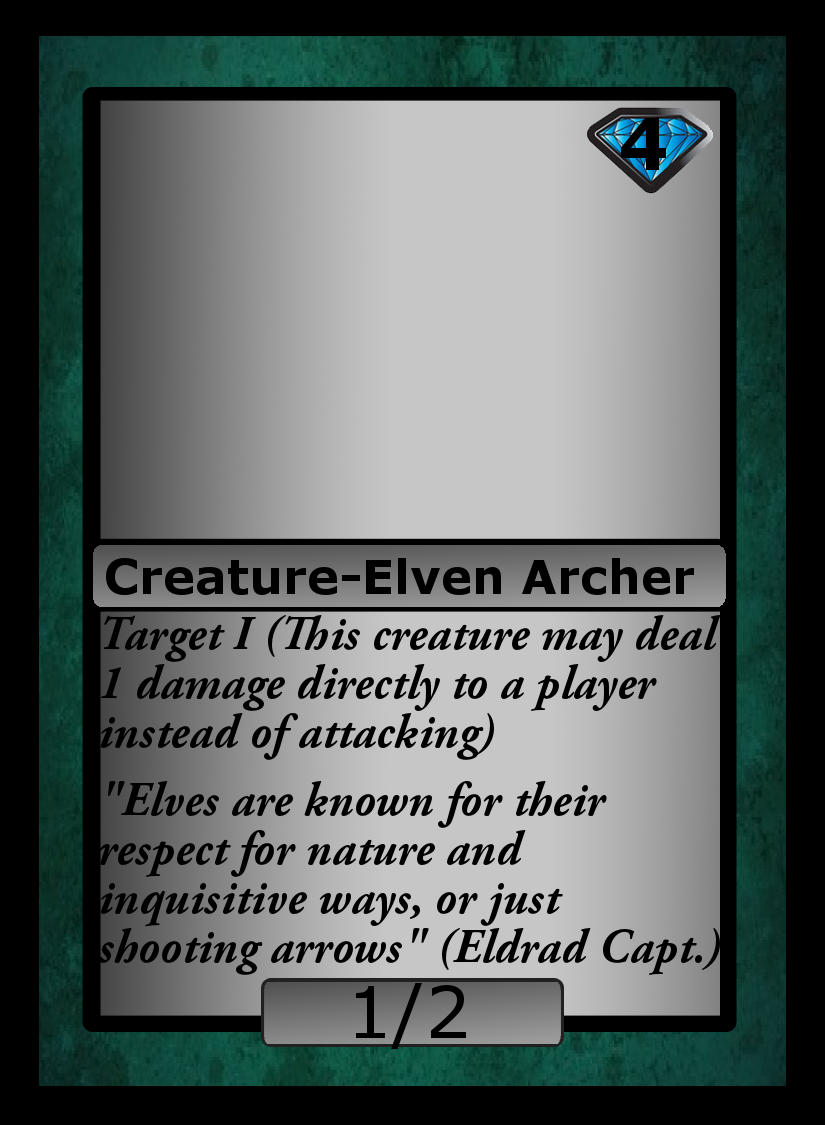
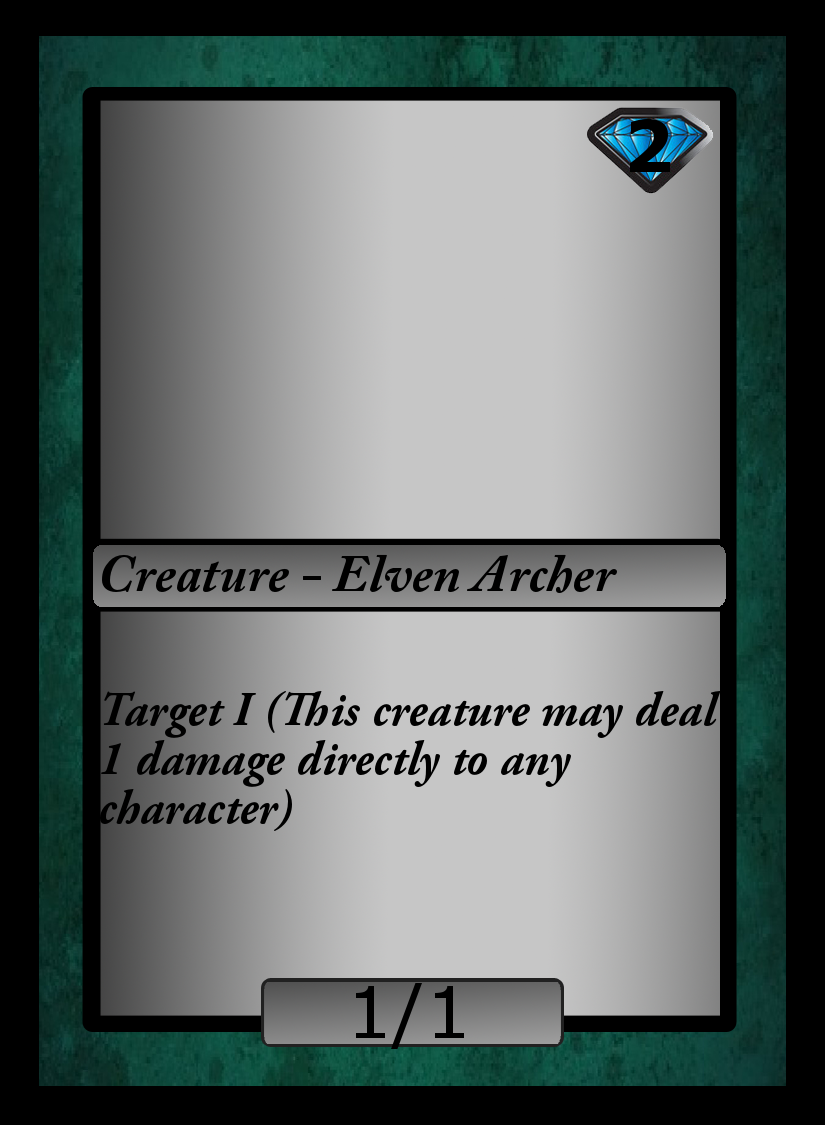
Comparing the layer stacks of the two 825 × 1125 images. Changes:
renamed "1/2" to "1/1", painted on it over (431, 985, 466, 1038)
renamed "Creature-Elven Archer" to "Creature - Elven Archer", painted on it over (102, 554, 694, 595)
renamed "4" to "2", painted on it over (621, 118, 670, 172)
renamed "Target I (This creature may de..." to "...", painted on it over (100, 615, 720, 975)
